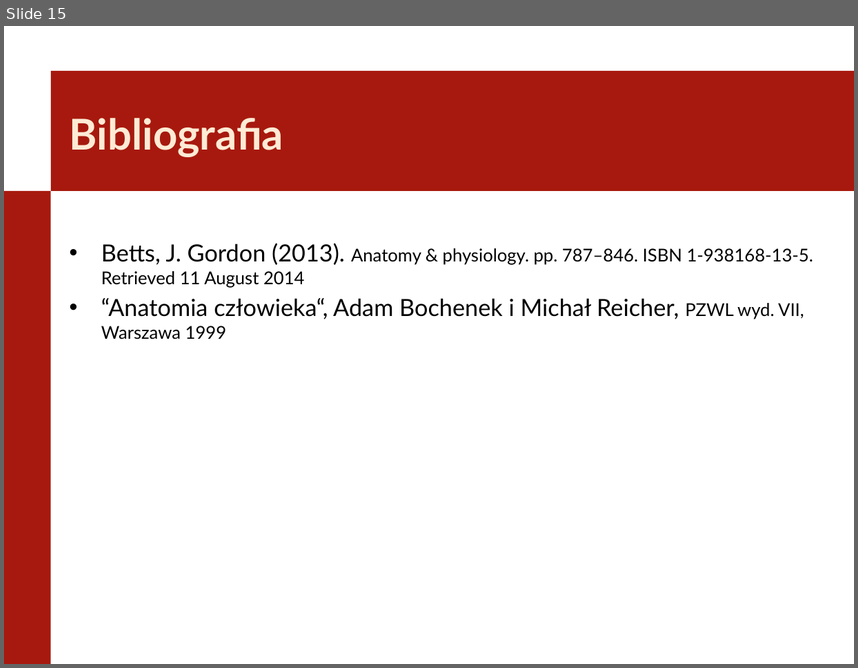
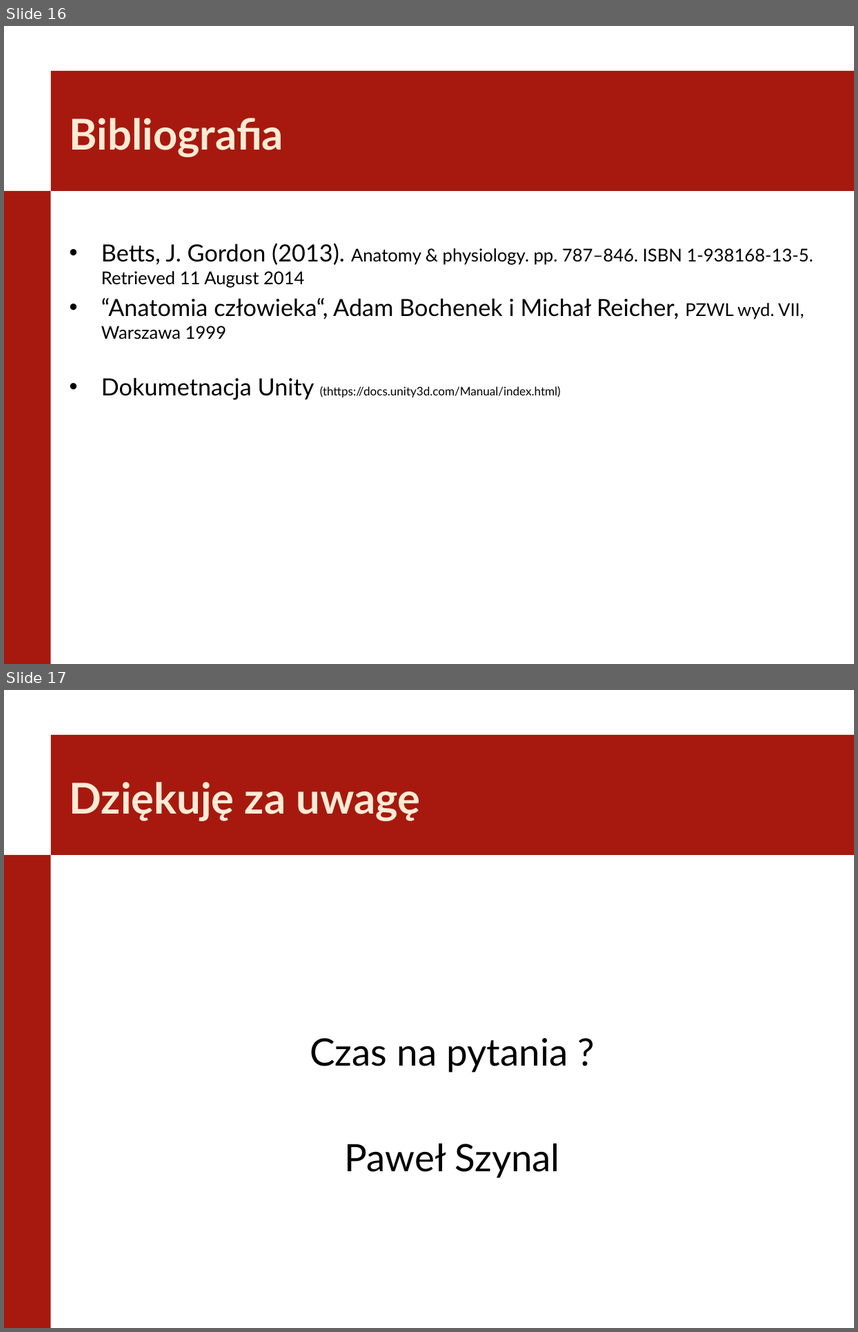
Before and after one commit to Szynal/PWR-W4-INF, a slide deck: Seminarium Dyplomowe/SeminariumDyplomowe.pptx. Shown one above the other, each under a label of ours: slide 15 before the commit, slides 16 and 17 after it. The pictures are 858x668 and 858x1332 pixels, drawn with LibreOffice and Linux fonts; fonts in the diff are those of the drawing; background and template pictures are left out. Boxes give left, top, right and bottom in pixels: in the first picture for what was removed or moved away, otherwise in the second. Text is boxed around its words. In the diff, an @@ line names an element or a change of style, - is before the commit and + after.

```diff
--- a/Seminarium Dyplomowe/SeminariumDyplomowe.pptx
+++ b/Seminarium Dyplomowe/SeminariumDyplomowe.pptx
@@ slide 17 added at box(4, 690, 854, 1328), background #FFFFFF; not listed: 2 template elements that a slide beside it also shows @@
@@ title added at box(70, 782, 420, 821), 36 pt, text #FFEBD5, bold @@
+Dziękuję za uwagę
@@ text added at box(310, 1038, 568, 1178), 32 pt, text #000000 @@
+Czas na pytania ?
+Paweł Szynal
@@ what was slide 15 is now slide 16 @@
@@ slide 16 changed as well @@
@@ text at box(101, 377, 561, 399): paragraph added @@
+• Dokumetnacja Unity (thttps://docs.unity3d.com/Manual/index.html)
```
Also in this commit, not shown: 10 other slides changed, 3 other slides added, 4 slides removed, 2 other files.
